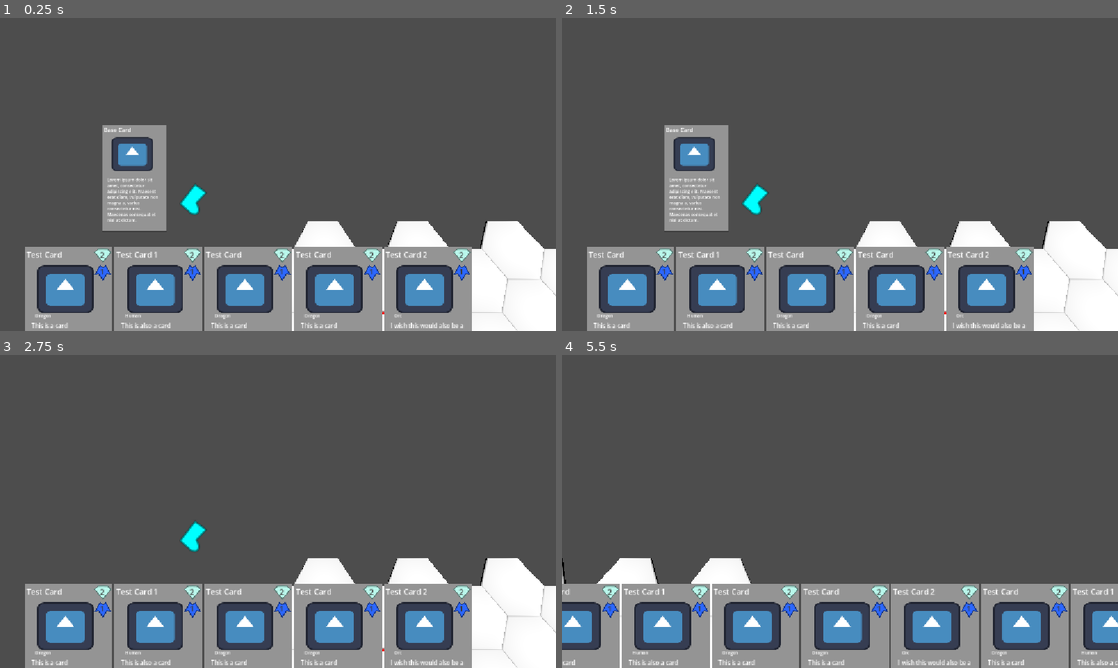
Above: before the commit, frames 1-4 (two rows, left to right).
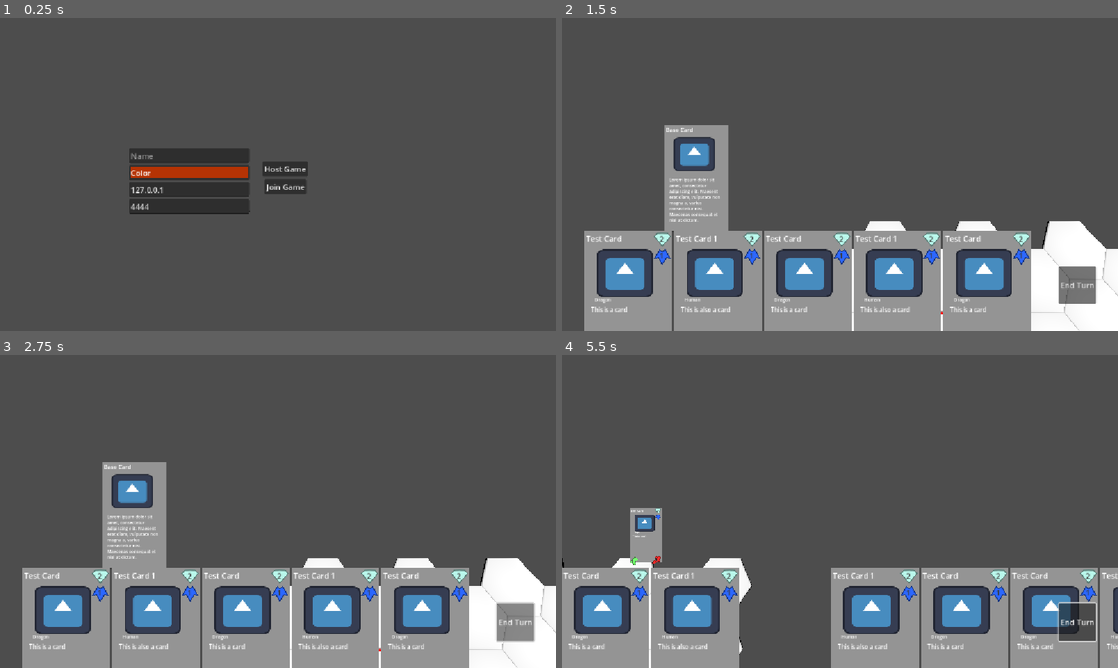
Above: after the commit, the same moments.

Repository: S4l4kin/gamedev82025
Game: Godot game, scene res://game.tscn
Same seed, same stepped clock (60 frames per second), same inputs: the game is played once before the commit and once after it. The engine's default icon, where the game draws it, is replaced by a stand-in: a white triangle on a blue panel in a dark square.
Inputs (mouse positions are in pixels of both pictures, inside the frame that each line leads up to):
- Up to frame 1 (0.25 s): no input
- Up to frame 2 (1.5 s): click (845, 168) at 0.5 s, where only the run after the commit has a clickable "Host Game"; click (873, 121) at 1.25 s, where only the run after the commit has a clickable "Start Game"
- Up to frame 3 (2.75 s): click (517, 621) at 2 s, where only the run after the commit has a clickable "End Turn"
- Up to frame 4 (5.5 s): tap Enter at 2.75, 2.85, 4.35 s; move the mouse to (962, 495) at 2.77 s; hold D 2.78-3.5 s; click (962, 495) at 2.92 s; drag from (728, 527) to (812, 574) at 3.52 s; move the mouse to (895, 442) at 4.27 s; hold D 4.28-5 s; click (895, 442) at 4.42 s; drag from (812, 574) to (673, 464) at 5.02 s

The runs differ from the first frame. In frame 1, 31% of the frame differs, in the area x 4-100%, y 34-100%; in frame 2, 16%; in frame 3, 20%; in frame 4, 23%.

Commit message:
Added start to BTS-29 & BTS-30, multiplayer and turn functionality

Diff:
--- /dev/null
+++ b/Scenes/GameManager.tscn
@@ -0,0 +1,7 @@
+[gd_scene load_steps=2 format=3 uid="uid://dn2hidutcxubv"]
+
+[ext_resource type="Script" uid="uid://cbfhdvickhwuf" path="res://Scripts/Managers/GameManager.gd" id="1_80nbo"]
+
+[node name="GameManager" type="Node"]
+script = ExtResource("1_80nbo")
+player_name = "Niklas"
--- a/Scenes/board.tscn
+++ b/Scenes/board.tscn
@@ -1,7 +1,6 @@
-[gd_scene load_steps=21 format=3 uid="uid://dkngb58gnxqv6"]
+[gd_scene load_steps=20 format=3 uid="uid://dkngb58gnxqv6"]
 
 [ext_resource type="Script" uid="uid://cd31ytfr0anly" path="res://Scripts/Managers/BoardManager.gd" id="1_p0ybc"]
-[ext_resource type="PackedScene" uid="uid://btkur06oqxvuf" path="res://Scenes/Bases/ActorBase.tscn" id="2_8l818"]
 [ext_resource type="Script" uid="uid://4d2d2uwlm08j" path="res://Scripts/Outline.gd" id="2_d7frl"]
 [ext_resource type="Script" uid="uid://10nv56luxof3" path="res://Scripts/CameraMovement.gd" id="2_psm7c"]
 [ext_resource type="Script" uid="uid://cnpv1eihk3jgb" path="res://Scripts/ActorActions.gd" id="4_tngv2"]
@@ -69,6 +68,7 @@
 anchor_bottom = 1.0
 grow_horizontal = 2
 grow_vertical = 2
+mouse_filter = 2
 texture = SubResource("ViewportTexture_vjsom")
 
 [node name="SubViewportContainer" type="SubViewportContainer" parent="Outline"]
@@ -88,14 +88,6 @@
 
 [node name="Camera" type="Camera3D" parent="Outline/SubViewportContainer/SubViewport"]
 cull_mask = 1048573
-
-[node name="Actor" parent="." instance=ExtResource("2_8l818")]
-health = 6
-start_color = Color(0, 1, 1, 1)
-
-[node name="Actor2" parent="." instance=ExtResource("2_8l818")]
-health = 12
-start_color = Color(1, 0.080762275, 0.12557793, 1)
 
 [node name="DirectionalLight3D" type="DirectionalLight3D" parent="."]
 transform = Transform3D(1, 0, 0, 0, 0.010489228, 0.999945, 0, -0.999945, 0.010489228, 0, 24.08657, 0)
--- a/Scenes/player.tscn
+++ b/Scenes/player.tscn
@@ -1,6 +1,7 @@
-[gd_scene load_steps=4 format=3 uid="uid://d4gwpskpu4isl"]
+[gd_scene load_steps=5 format=3 uid="uid://d4gwpskpu4isl"]
 
 [ext_resource type="Script" uid="uid://dcmjxuaevcgkk" path="res://Scripts/Managers/DeckManager.gd" id="1_4flbx"]
+[ext_resource type="Script" uid="uid://dcv52k3r5ntqw" path="res://Scripts/Player.gd" id="1_6t5aa"]
 [ext_resource type="Script" path="res://Scripts/Resources/Deck.gd" id="2_6t5aa"]
 
 [sub_resource type="Resource" id="Resource_vgqql"]
@@ -9,8 +10,18 @@
 deck_name = "Test Deck"
 metadata/_custom_type_script = "uid://dk61f267qiwks"
 
-[node name="Deck" type="Control"]
+[node name="Player" type="Control"]
 layout_mode = 3
+anchors_preset = 15
+anchor_right = 1.0
+anchor_bottom = 1.0
+grow_horizontal = 2
+grow_vertical = 2
+mouse_filter = 2
+script = ExtResource("1_6t5aa")
+
+[node name="Deck" type="Control" parent="."]
+layout_mode = 1
 anchors_preset = 15
 anchor_right = 1.0
 anchor_bottom = 1.0
@@ -23,16 +34,33 @@
 mouse_filter = 1
 script = ExtResource("1_4flbx")
 deck_resource = SubResource("Resource_vgqql")
-resource_count = null
 
-[node name="Hand" type="CenterContainer" parent="."]
-custom_minimum_size = Vector2(1078.995, 0)
+[node name="Hand" type="CenterContainer" parent="Deck"]
+custom_minimum_size = Vector2(1020, 0)
 layout_mode = 0
-offset_left = -81.0
-offset_top = 455.0
-offset_right = 1071.0
-offset_bottom = 769.0
+offset_left = -20.0
+offset_top = 422.0
+offset_right = 1000.0
+offset_bottom = 736.0
 metadata/_edit_group_ = true
 
-[node name="HBoxContainer" type="HBoxContainer" parent="Hand"]
+[node name="HBoxContainer" type="HBoxContainer" parent="Deck/Hand"]
 layout_mode = 2
+
+[node name="EndTurn" type="Button" parent="."]
+custom_minimum_size = Vector2(78, 78)
+layout_mode = 0
+offset_left = 1029.0
+offset_top = 514.0
+offset_right = 1107.0
+offset_bottom = 592.0
+text = "End Turn"
+
+[node name="CurrentTurn" type="Label" parent="EndTurn"]
+modulate = Color(0, 0, 0, 1)
+layout_mode = 0
+offset_left = 15.0
+offset_top = 79.0
+offset_right = 64.0
+offset_bottom = 102.0
+text = "Player"
--- a/Scripts/Actor_scripts/Unit.gd
+++ b/Scripts/Actor_scripts/Unit.gd
@@ -52,6 +52,10 @@
 	if len(path) > 1:
 		var previous_hex = path.pop_front()
 		for next_hex in path:
-			$"/root/Board".move_unit(previous_hex, next_hex)
+			GameManager.network.send_messages({
+				"type":"move_unit",
+				"previous_hex": {"x": previous_hex.x, "y": previous_hex.y},
+				"next_hex": {"x": next_hex.x, "y": next_hex.y}
+			})
 			previous_hex = next_hex
 			speed -= 1
--- a/Scripts/Managers/BoardManager.gd
+++ b/Scripts/Managers/BoardManager.gd
@@ -5,8 +5,8 @@
 
 var hexes = []
 
-@export var conqured_hexes : Dictionary[String,Array]
-
+@export var conqured_hexes : Dictionary[Vector2i,Array]
+var player_colors : Dictionary[String, Color]
 
 @export var orientation : BoardGenerator.HEX_ROTATION
 @export var grid_width : int = 8
@@ -20,6 +20,7 @@
 @onready var inspect_card: CardInspector = $Card
 @onready var actor_actions: ActorActions = $Actions
 
+@onready var outline : Outline = $Outline
 
 var hex_selector : HexSelect
 
@@ -43,32 +44,42 @@
 			hexes[i].append(hex)
 			print(hexes[i][j].resource_name)
 
-@onready var test_unit : Unit = $Actor
-@onready var test_unit2 : Unit = $Actor2
+func set_conqured_hex_colors(players):
+	for player in players:
+		player_colors[player.name] = Color(player.color.r, player.color.g, player.color.b)
 
 
 func _ready():
 	init_tiles()
+	GameManager.network.connect("recieved_message", handle_network)
+
 	connect("mouse_exited_hex", (func (_x, _y): current_hovered_hex = Vector2i(-1,-1)))
 	connect("mouse_entered_hex", (func (x, y): current_hovered_hex = Vector2i(x, y); hover_timer.start()))
 	hover_timer.connect("timeout", (func ():  inspect_hex(current_hovered_hex.x, current_hovered_hex.y)))
 	connect("hex_pressed", select_hex)
 
-	$Outline.add_layer("test", 2)
+	$Outline.add_layer("conqured_hexes", 2)
 	$Outline.add_layer("ui",1.25)
 	$Outline.set_hex_outline("test", get_hex(2,2), Color.RED)
 	for i in get_neighbours(2,2):
 		$Outline.set_hex_outline("test", i, Color.RED)
 	$Outline.set_hex_outline("test", get_hex(2,5), Color.ORANGE_RED)
 
-	var hex = get_hex(0,0)
-	hex.unit = test_unit
-	test_unit.x = 0; test_unit.y = 0
-	test_unit.global_position = hex.tile.global_position
-	hex = get_hex(0,2)
-	hex.unit = test_unit2
-	test_unit2.x = 0; test_unit2.y = 2
-	test_unit2.global_position = hex.tile.global_position
+
+func handle_network(data):
+	if (data.type == "create_actor"):
+		var coord = data.coord
+		var unit = data.unit
+		var card = GameManager.card_manager.get_card_data(unit.id)
+		card.health = unit.power
+		card.speed = unit.speed
+		var actor = create_actor(Vector2i(coord.x, coord.y), card)
+		actor.player = data.player
+	if (data.type == "move_unit"):
+		var previous_hex = Vector2i(data.previous_hex.x, data.previous_hex.y)
+		var next_hex = Vector2i(data.next_hex.x, data.next_hex.y)
+		move_unit(previous_hex, next_hex)
+
 
 func inspect_hex(x:int, y:int):
 	if get_actors(x, y) != {}:
@@ -77,9 +88,11 @@
 func select_hex(x:int ,y:int):
 	if hex_selector != null:
 		return
-	if get_actors(x, y)  != {}:
+	var actors = get_actors(x, y)
+	if  actors != {}:
 		inspect_card.show_card("unit_selected", Vector2i(x,y))
-		actor_actions.get_actions(Vector2i(x,y))
+		if GameManager.is_mine(actors.unit) and GameManager.my_turn():
+			actor_actions.get_actions(Vector2i(x,y))
 	else:
 		inspect_card.change_lock("unit_selected", false)
 
@@ -165,11 +178,11 @@
 		to_hex.unit = unit
 		from_hex.unit = null
 		unit.on_post_move()
-
-	pass
-
-func create_actor(coord: Vector2i, actor:PackedScene):
-	var actor_node : Actor = actor.instantiate()
+		outline.set_hex_coord_outline("conqured_hexes", Vector2i(unit.x, unit.y), player_colors[unit.player])
+
+
+func create_actor(coord: Vector2i, actor:Card) -> Actor:
+	var actor_node : Actor = GameManager.card_manager.get_card_actor(actor)
 	actor_node.x = coord.x
 	actor_node.y = coord.y
 	add_child(actor_node)
@@ -179,6 +192,7 @@
 	if actor_node is Structure:
 		hex.structure = actor_node
 	actor_node.global_position = hex.tile.global_position
+	return actor_node
 
 func remove_actor(actor: Actor):
 	actor.call_deferred("queue_free")
--- a/Scripts/Managers/CardManager.gd
+++ b/Scripts/Managers/CardManager.gd
@@ -57,17 +57,30 @@
 	card_base.add_child(raycast)
 	card_base.set_script(preload("res://Scripts/PlayableCard.gd"))
 	if card.type == Card.CARD_TYPE.HQ or card.type == Card.CARD_TYPE.Structure or card.type == Card.CARD_TYPE.Unit:
-		var actor_scene : PackedScene = PackedScene.new()
-		var actor_node = preload("res://Scenes/Bases/ActorBase.tscn").instantiate()
-		actor_node.card_id = card.id
-		actor_node.health = card.health
-		actor_node.max_speed = card.speed
-		actor_node.start_color = card.color
-		actor_scene.pack(actor_node)
-		card_base.play_callable = (func (coord: Vector2i): $"/root/Board".create_actor(coord, actor_scene))
+		card_base.play_callable = (func (coord: Vector2i): GameManager.network.send_messages({
+			"type":"create_actor",
+			"player": GameManager.player_name,
+			"coord":{"x":coord.x,"y":coord.y},
+			"unit":{"id": card.id, "power":card.health, "speed":card.speed}}
+			))
 	card_base.card = card
 	return card_base
 
+func get_card_actor(card: Card) -> Actor:
+	if not card_data.has(card.id):
+		push_error("Tried to acess non-existant card " + card.id)
+		return null
+
+
+	if not actor_object.has(card.id):
+		actor_object[card.id] = preload("res://Scenes/Bases/ActorBase.tscn")
+
+	var actor_node = actor_object[card.id].instantiate()
+	actor_node.card_id = card.id
+	actor_node.health = card.health
+	actor_node.max_speed = card.speed
+	actor_node.start_color = card.color
+	return actor_node
 
 #Return all the loaded card ids
 func get_cards() -> Array[String]:
--- a/Scripts/Managers/GameManager.gd
+++ b/Scripts/Managers/GameManager.gd
@@ -2,17 +2,85 @@
 
 var card_manager_scene = preload("res://Scenes/card_manager.tscn")
 var board_manager_scene = preload("res://Scenes/board.tscn")
-var player_scene = preload("res://Scenes/player.tscn")
+var deck_scene = preload("res://Scenes/player.tscn")
 
 var card_manager : CardManager
 var board_manager : BoardManager
-var player : DeckManager
+var deck : DeckManager
+var network : NetworkManager
+
+
+@export var player_name : String
+
+var players : Array = []
+
+var turn_order : Array = []
+var current_turn : String = ""
+
+signal turn_start
+signal turn_end
+
+func start_game():
+	board_manager = board_manager_scene.instantiate()
+	board_manager.set_conqured_hex_colors(players)
+	var player_s = deck_scene.instantiate()
+	get_tree().root.add_child.call_deferred(board_manager)
+	get_tree().root.add_child.call_deferred(player_s)
+
+	if network.is_host():
+		for player in players:
+			print(player)
+			turn_order.append(player.name)
+		turn_order.shuffle()
+		network.call_deferred("send_messages", {"type":"next_turn"})
+
+func update_players(updated_players):
+	players = updated_players
+
+func append_players(append_players):
+	players.append_array(append_players)
+
+func handle_network(data):
+	if data.type == "join_server":
+		print("Joined Server")
+		append_players(data.player_list)
+		network.send_messages({"type": "update_player_list",  "player_list":players})
+	if data.type == "update_player_list":
+		print("Update Player List")
+		update_players(data.player_list)
+	if data.type == "start_game":
+		start_game()
+
+
+	if data.type == "next_turn":
+		if network.is_host():
+			var next_player = turn_order.pop_front()
+			turn_order.append(next_player)
+			network.send_messages({
+				"type":"change_turn",
+				"player": next_player
+			})
+	if data.type == "change_turn":
+		current_turn = data.player
+		$"/root/Player/EndTurn".disabled = not my_turn()
+		$"/root/Player/EndTurn/CurrentTurn".text = current_turn
+		if my_turn():
+			emit_signal("turn_start")
+
+func get_players():
+	return players
 
 func _ready():
 	card_manager = card_manager_scene.instantiate()
-	board_manager = board_manager_scene.instantiate()
-	player = player_scene.instantiate()
+	network = NetworkManager.new()
+
+	network.connect("recieved_message", handle_network)
 
 	get_tree().root.add_child.call_deferred(card_manager)
-	get_tree().root.add_child.call_deferred(board_manager)
-	get_tree().root.add_child.call_deferred(player)
+	get_tree().root.add_child.call_deferred(network)
+
+
+func is_mine(unit: Actor) -> bool:
+	return unit.player == player_name
+func my_turn() ->bool:
+	return current_turn == player_name
--- a/Scripts/Managers/NetworkManager.gd
+++ b/Scripts/Managers/NetworkManager.gd
@@ -1,5 +1,5 @@
 extends Node
-
+class_name NetworkManager
 enum NetworkType {Disconnected, Client, Host}
 
 @export var state : NetworkType = NetworkType.Disconnected
@@ -13,7 +13,7 @@
 
 #If a component cares about network messages subscribe / connect to this signal, it will emit each time there is a valid message.
 #Each message should have "type" field for easier filtering.
-signal receive_data
+signal recieved_message
 
 #Used to start the server
 func start_server(port):
@@ -25,8 +25,13 @@
 	else:
 		print("Failed to start server: %s" % result)
 
+func _ready():
+	connect("recieved_message", process_messages)
+
+
 #Used to join a server
 func join_server(ip, port):
+	state = NetworkType.Client
 	var client : StreamPeerTCP = StreamPeerTCP.new()
 	client.connect_to_host(ip, port)
 	connections.append(client)
@@ -45,13 +50,14 @@
 			connections.append(client)
 			data = {"type":"message","data":"Connected to Server"}
 			client.put_data(JSON.stringify(data).to_utf8_buffer())
+			data = {"type":"join_server","player_list":GameManager.players}
+			client.put_data(JSON.stringify(data).to_utf8_buffer())
 
 	#Go through each client and check if they have any messages and appends it to the buffer string.
 	for connection in connections:
 		connection.poll()
 		var available_bytes : int = connection.get_available_bytes()
 		if available_bytes > 0:
-			print(available_bytes)
 			data = connection.get_string(available_bytes)
 			buffer = buffer + data
 
@@ -61,7 +67,7 @@
 		if state == NetworkType.Host:
 			send_messages(data)
 		else:
-			emit_signal("receive_data", data)
+			emit_signal("recieved_message", data)
 
 		data = parse_buffer()
 
@@ -92,7 +98,10 @@
 
 func send_messages(data):
 	if state == NetworkType.Host:
-		emit_signal("receive_data", data)
+		emit_signal("recieved_message", data)
 		pass
 	for connection in connections:
 		connection.put_data(JSON.stringify(data).to_utf8_buffer())
+
+func is_host() -> bool:
+	return state == NetworkType.Host
--- a/Scripts/PlayableCard.gd
+++ b/Scripts/PlayableCard.gd
@@ -103,6 +103,6 @@
 func test(event: InputEvent):
 	if event is InputEventMouse:
 		if event.button_mask & MOUSE_BUTTON_MASK_LEFT == MOUSE_BUTTON_LEFT:
-			if not dragging:
+			if not dragging and GameManager.my_turn():
 				dragging = true
 				drag_start = get_viewport().get_mouse_position()
--- /dev/null
+++ b/Scripts/Player.gd
@@ -0,0 +1,7 @@
+extends Control
+
+func _ready():
+	$EndTurn.connect("pressed", (func ():
+		GameManager.network.send_messages({"type":"next_turn"})
+		GameManager.emit_signal("turn_end")
+	))
--- /dev/null
+++ b/Scripts/UI/MainUITest.gd
@@ -0,0 +1,66 @@
+extends Menu
+
+
+
+func _ready():
+	current_menu = $"Join Menu"
+	GameManager.network.connect("recieved_message", handle_network)
+	$"Join Menu/HostButton".connect("pressed", (func():
+		change_menu($Lobby)
+		GameManager.network.start_server(int($"Join Menu/Options/Port".text))
+		var player = get_player_data()
+		GameManager.player_name = player.name
+		GameManager.players.append(player)
+		update_player_list()
+		$Lobby/StartButton.show()
+		))
+	$"Join Menu/JoinButton".connect("pressed", (func():
+		change_menu($Lobby)
+		GameManager.network.join_server($"Join Menu/Options/IP".text, int($"Join Menu/Options/Port".text))
+		var player = get_player_data()
+		GameManager.player_name = player.name
+		GameManager.players.append(player)
+		))
+	$"Join Menu/Options/Color".connect("color_changed", (func(color: Color):
+		var lum = 0.2126*color.r + 0.7152*color.g + 0.0722*color.b
+		if lum > 0.5:
+			$"Join Menu/Options/Color/Label".self_modulate = Color.BLACK
+		else:
+			$"Join Menu/Options/Color/Label".self_modulate = Color.WHITE
+		))
+	$Lobby/StartButton.connect("pressed", (func():
+		GameManager.network.send_messages({"type":"start_game"})
+		GameManager.network.send_messages({"type":"hide_start_ui"})
+		))
+	var color = Color(randf(),randf(),randf(),1)
+	$"Join Menu/Options/Color".color = color
+	$"Join Menu/Options/Color".emit_signal("color_changed", color)
+
+func get_player_data():
+	var player : Dictionary = {}
+
+	player.name = $"Join Menu/Options/Name".text
+	var color =  $"Join Menu/Options/Color".color
+	player.color = {"r":color.r, "g":color.g, "b":color.b }
+
+	return player
+
+func handle_network(data):
+	if data.type == "update_player_list":
+		call_deferred("update_player_list")
+	if data.type == "hide_start_ui":
+		call_deferred("free")
+
+func update_player_list():
+	var player_list = $"Lobby/ScrollContainer/PlayerList"
+	for child in player_list.get_children():
+		child.free()
+	var label = Label.new()
+	label.text = "Player List"
+	player_list.add_child(label)
+
+	for player in GameManager.players:
+		var player_name = Label.new()
+		player_name.text = player.name
+		player_name.self_modulate = Color(player.color.r,player.color.g, player.color.b, 1)
+		player_list.add_child(player_name)
--- /dev/null
+++ b/Scripts/UI/Menu.gd
@@ -0,0 +1,10 @@
+extends Control
+class_name Menu
+
+var current_menu : Control
+
+func change_menu(new_menu: Control):
+	current_menu.hide()
+	new_menu.show()
+	current_menu = new_menu
+	pass
--- a/game.tscn
+++ b/game.tscn
@@ -1,6 +1,97 @@
-[gd_scene load_steps=2 format=3 uid="uid://dn2hidutcxubv"]
+[gd_scene load_steps=2 format=3 uid="uid://c8ihcs1i62c0n"]
 
-[ext_resource type="Script" uid="uid://cbfhdvickhwuf" path="res://Scripts/Managers/GameManager.gd" id="1_80nbo"]
+[ext_resource type="Script" uid="uid://dejcugbgxrgm2" path="res://Scripts/UI/MainUITest.gd" id="1_80nbo"]
 
-[node name="Game" type="Node"]
+[node name="Start UI" type="Control"]
+layout_mode = 3
+anchors_preset = 0
 script = ExtResource("1_80nbo")
+
+[node name="Join Menu" type="Control" parent="."]
+anchors_preset = 0
+offset_right = 40.0
+offset_bottom = 40.0
+
+[node name="HostButton" type="Button" parent="Join Menu"]
+layout_mode = 0
+offset_left = 544.0
+offset_top = 297.0
+offset_right = 638.0
+offset_bottom = 328.0
+text = "Host Game"
+
+[node name="JoinButton" type="Button" parent="Join Menu"]
+layout_mode = 0
+offset_left = 548.0
+offset_top = 334.0
+offset_right = 635.0
+offset_bottom = 365.0
+text = "Join Game"
+
+[node name="Options" type="VBoxContainer" parent="Join Menu"]
+custom_minimum_size = Vector2(250, 0)
+layout_mode = 0
+offset_left = 267.0
+offset_top = 270.0
+offset_right = 517.0
+offset_bottom = 406.0
+metadata/_edit_group_ = true
+
+[node name="Name" type="LineEdit" parent="Join Menu/Options"]
+layout_mode = 2
+placeholder_text = "Name"
+
+[node name="Color" type="ColorPickerButton" parent="Join Menu/Options"]
+layout_mode = 2
+text = "Color"
+edit_alpha = false
+edit_intensity = false
+
+[node name="Label" type="Label" parent="Join Menu/Options/Color"]
+layout_mode = 0
+offset_left = 4.0
+offset_top = 4.0
+offset_right = 46.0
+offset_bottom = 27.0
+text = "Color"
+
+[node name="IP" type="LineEdit" parent="Join Menu/Options"]
+layout_mode = 2
+text = "127.0.0.1"
+placeholder_text = "IP"
+
+[node name="Port" type="LineEdit" parent="Join Menu/Options"]
+layout_mode = 2
+text = "4444"
+placeholder_text = "Port"
+
+[node name="Lobby" type="Control" parent="."]
+visible = false
+anchors_preset = 0
+offset_right = 40.0
+offset_bottom = 40.0
+
+[node name="ScrollContainer" type="ScrollContainer" parent="Lobby"]
+layout_mode = 0
+offset_left = 147.0
+offset_top = 65.0
+offset_right = 392.0
+offset_bottom = 566.0
+horizontal_scroll_mode = 3
+metadata/_edit_group_ = true
+
+[node name="PlayerList" type="VBoxContainer" parent="Lobby/ScrollContainer"]
+layout_mode = 2
+
+[node name="Players" type="Label" parent="Lobby/ScrollContainer/PlayerList"]
+layout_mode = 2
+text = "Players"
+
+[node name="StartButton" type="Button" parent="Lobby"]
+visible = false
+layout_mode = 0
+offset_left = 594.0
+offset_top = 196.0
+offset_right = 690.0
+offset_bottom = 227.0
+text = "Start Game"
--- a/project.godot
+++ b/project.godot
@@ -11,9 +11,13 @@
 [application]
 
 config/name="4xCardGame"
-run/main_scene="uid://dn2hidutcxubv"
+run/main_scene="uid://c8ihcs1i62c0n"
 config/features=PackedStringArray("4.5", "Forward Plus")
 config/icon="res://icon.svg"
+
+[autoload]
+
+GameManager="*res://Scenes/GameManager.tscn"
 
 [display]
 
@@ -23,6 +27,10 @@
 
 project/assembly_name="4xCardGame"
 
+[editor]
+
+export/convert_text_resources_to_binary=false
+
 [filesystem]
 
 import/blender/enabled=false
Not shown, added: Scripts/UI/MainUITest.gd.uid
Not shown, added: Scripts/UI/Menu.gd.uid
